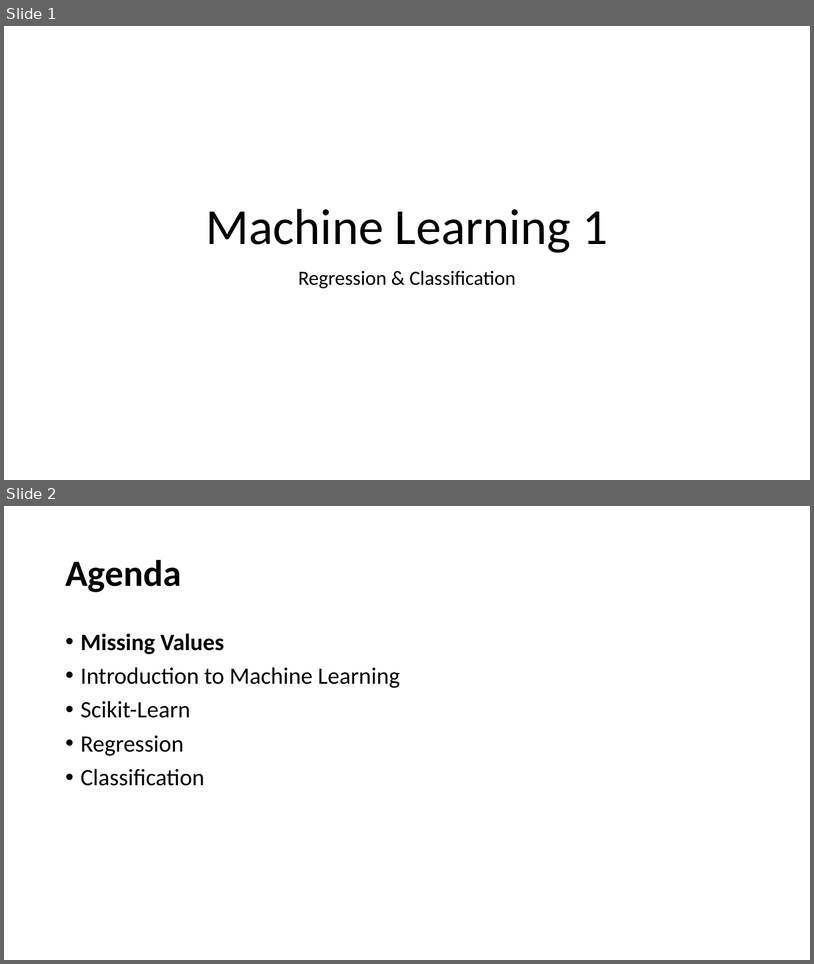
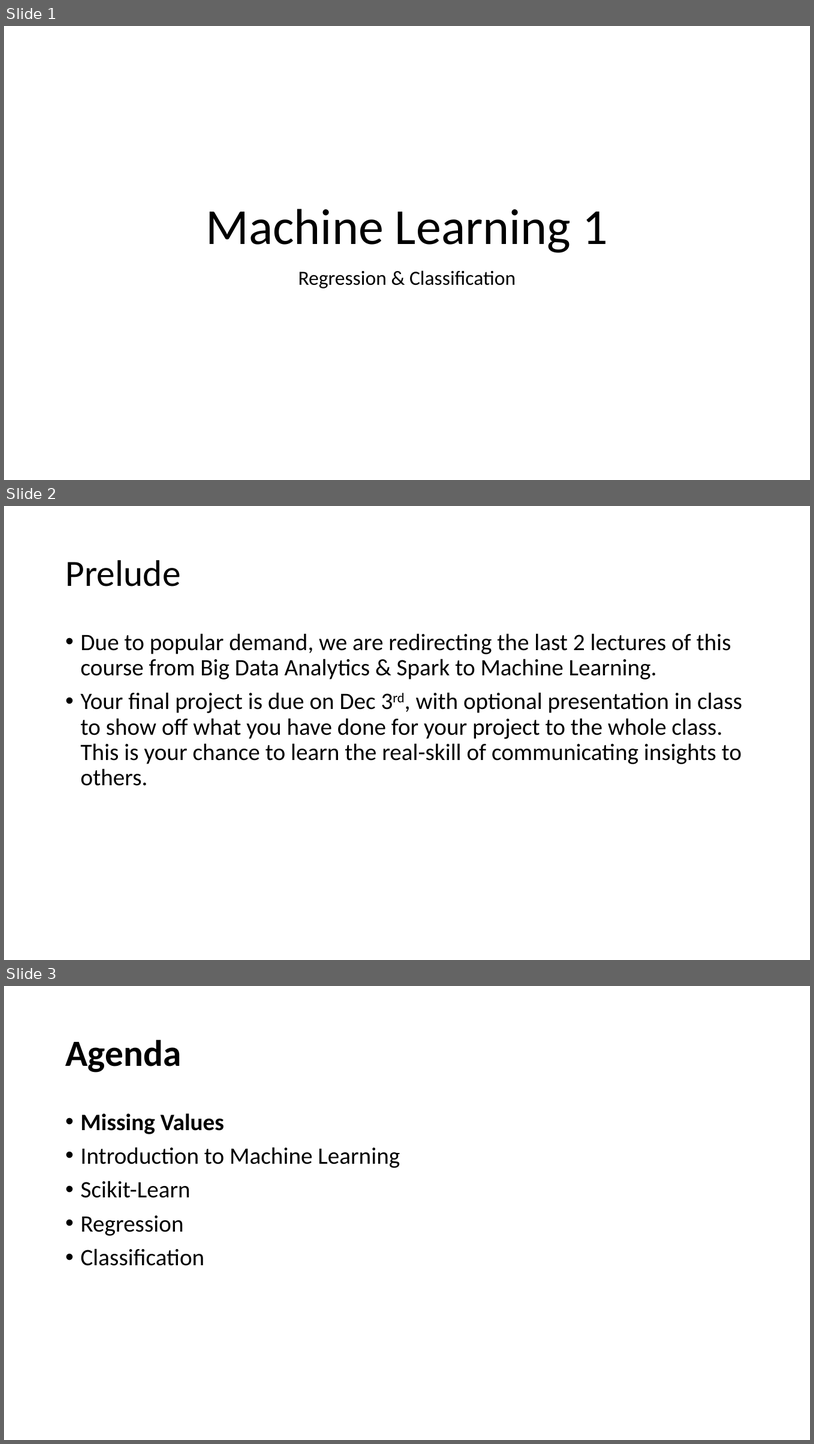
Before and after one commit to philmui/datascience2016fall, a slide deck: lecture07.ML/lecture07.pptx. Shown one above the other, each under a label of ours: slides 1 and 2 before the commit, slides 1, 2 and 3 after it. The pictures are 814x964 and 814x1444 pixels, drawn with LibreOffice and Linux fonts; fonts in the diff are those of the drawing. Boxes give left, top, right and bottom in pixels: in the first picture for what was removed or moved away, otherwise in the second. Text is boxed around its words. In the diff, an @@ line names an element or a change of style, - is before the commit and + after.

```diff
--- a/lecture07.ML/lecture07.pptx
+++ b/lecture07.ML/lecture07.pptx
@@ slide 2 added at (4,506,810,960), background #FFFFFF @@
@@ title added at (65,560,180,586), 44 pt, text #000000 @@
+Prelude
@@ text added at (81,633,743,786), 28 pt, text #000000 @@
+• Due to popular demand, we are redirecting the last 2 lectures of this course from Big Data Analytics & Spark to Machine Learning.
+• Your final project is due on Dec 3rd, with optional presentation in class to show off what you have done for your project to the whole class. This is your chance to learn the real-skill of communicating insights to others.
@@ what was slide 2 is now slide 3 @@
```
Also in this commit, not shown: 1 other file.
